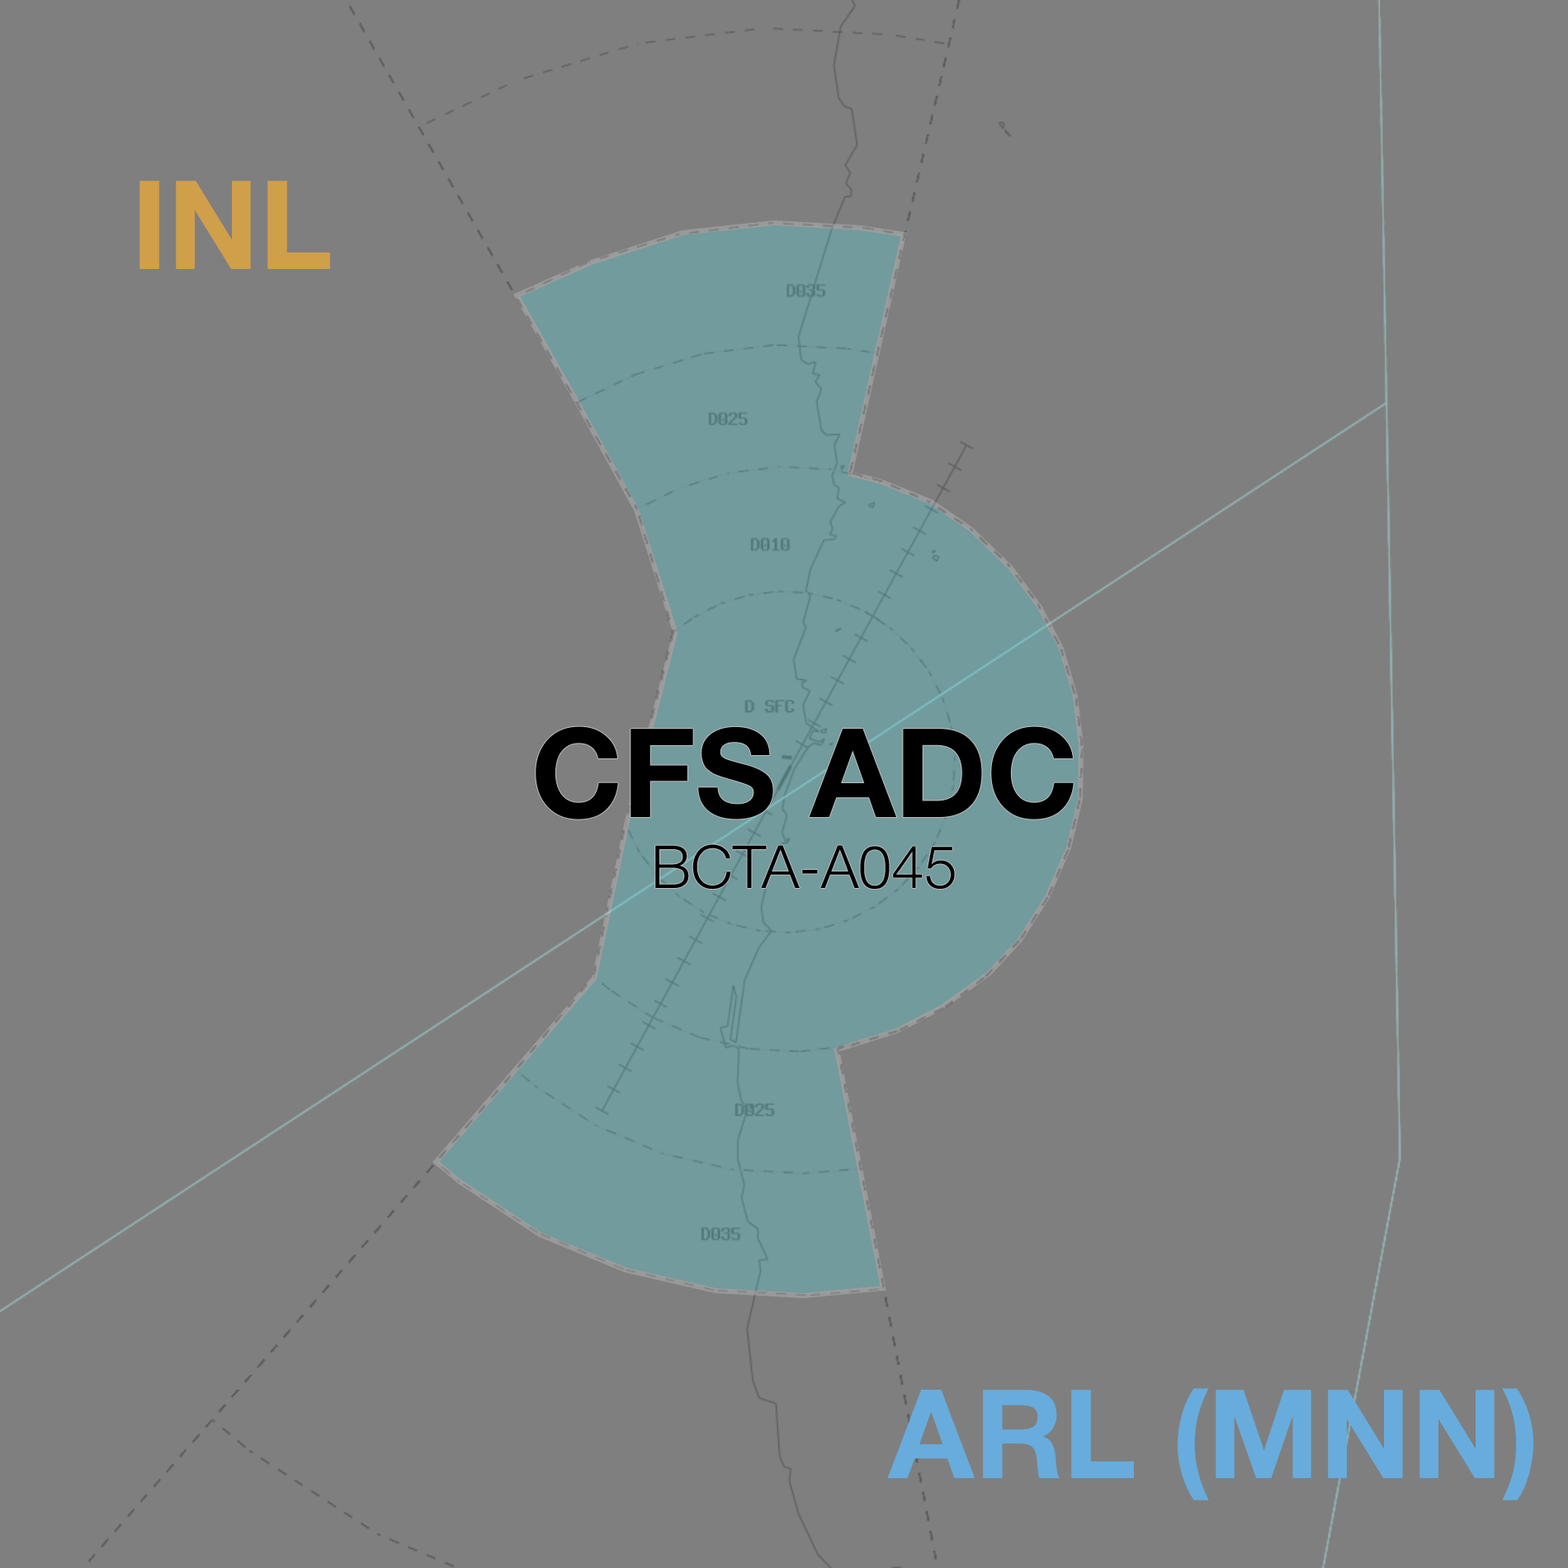
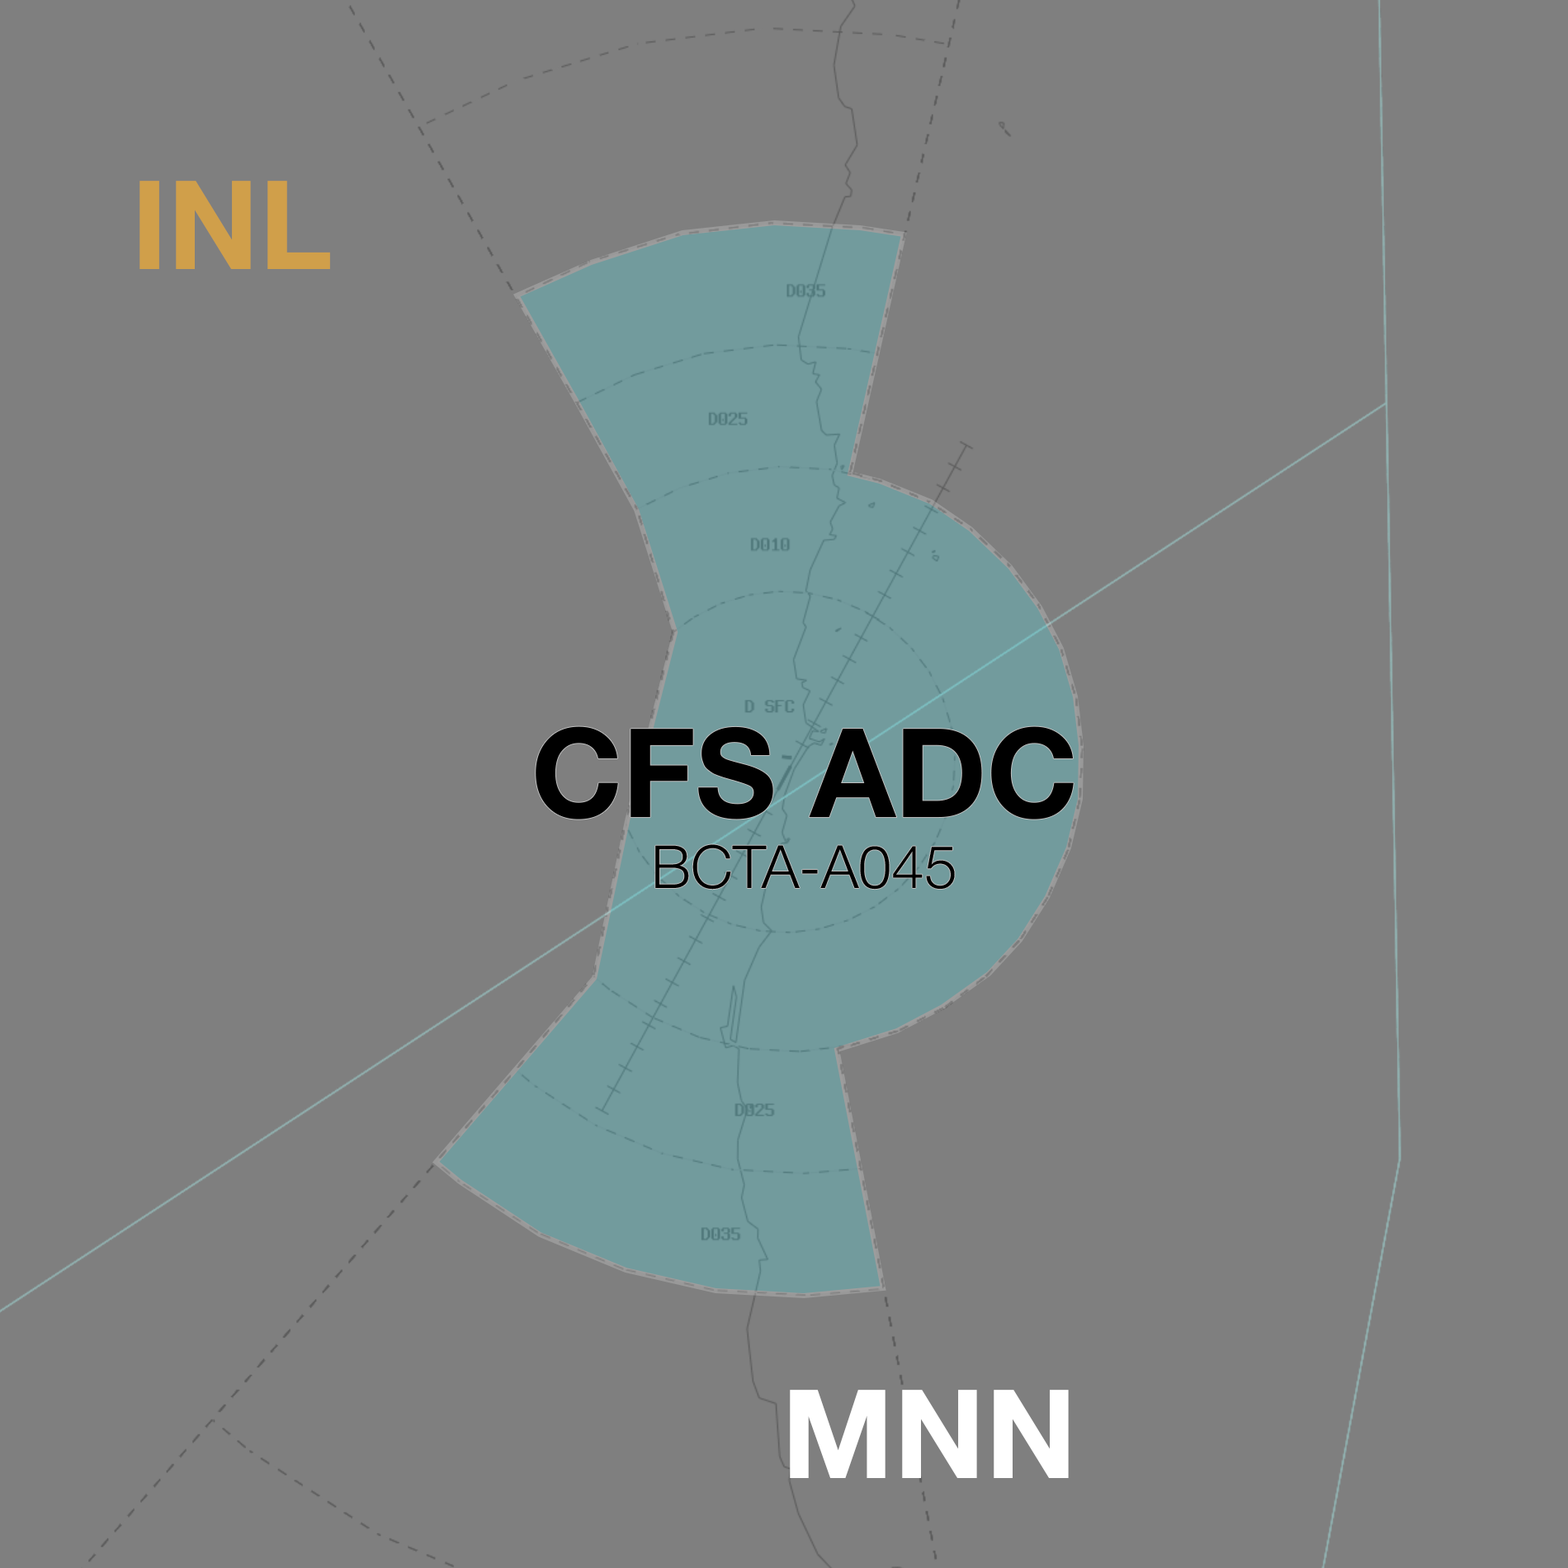
Two versions of the same layered image (1568×1568). Layer-by-layer changes:
renamed "ARL (MNN)" to "MNN", painted on it over [789, 1388, 1535, 1501]